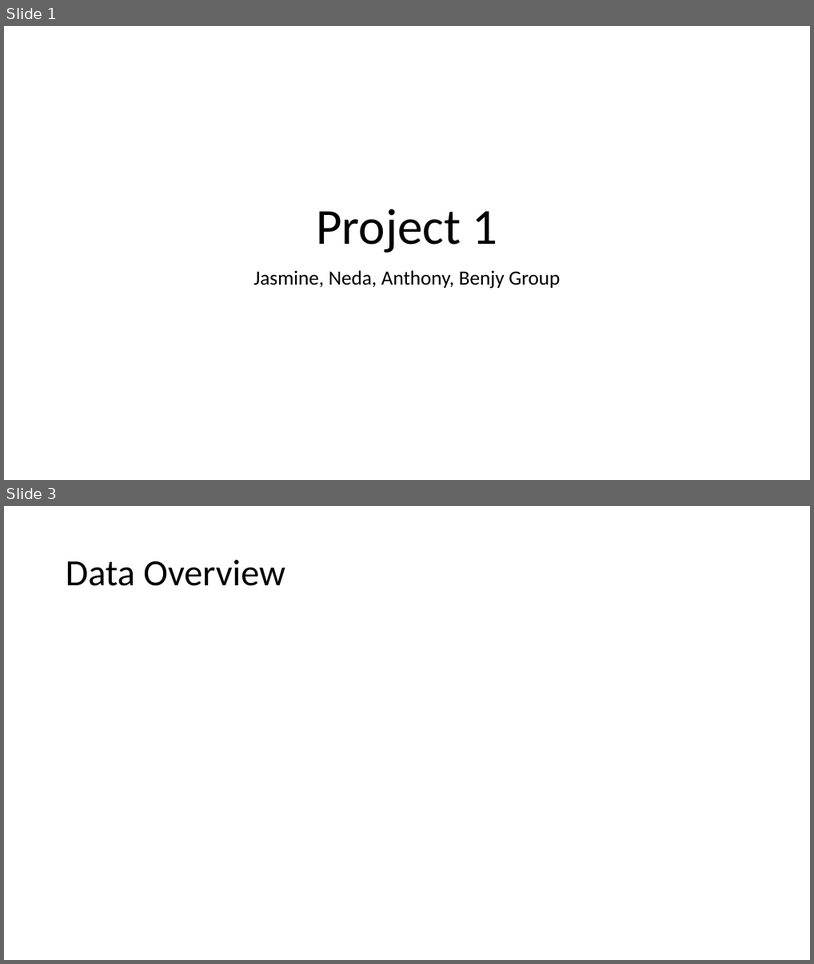
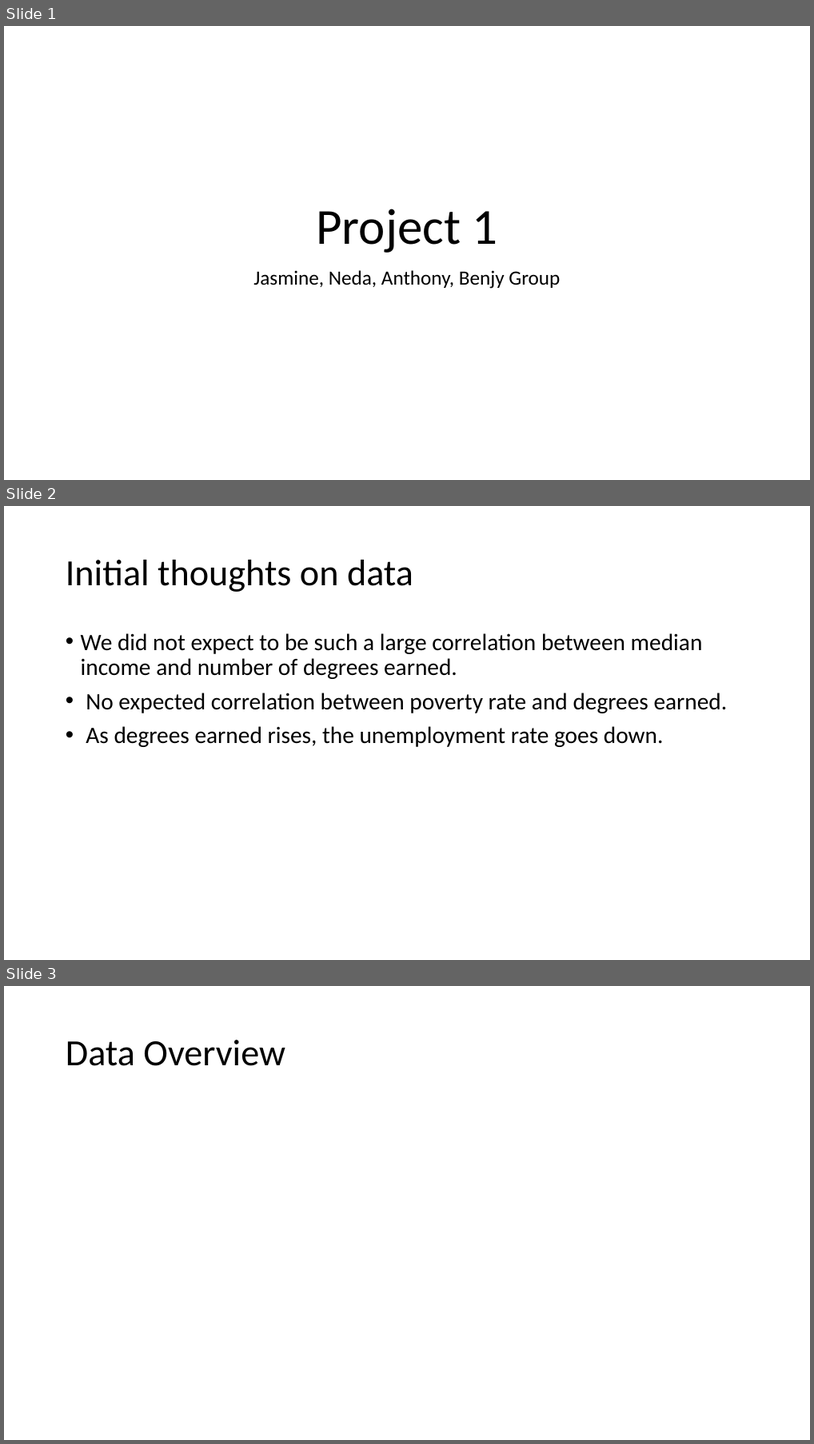
Before and after one commit to AntwonS116/Project-Ohio-College-Analysis, a slide deck: Resources/Project 1 Presentation.pptx. Shown one above the other, each under a label of ours: slides 1 and 3 before the commit, slides 1, 2 and 3 after it; the slides between them are not shown. The pictures are 814x964 and 814x1444 pixels, drawn with LibreOffice and Linux fonts; fonts in the diff are those of the drawing. Boxes give left, top, right and bottom in pixels: in the first picture for what was removed or moved away, otherwise in the second. Text is boxed around its words. In the diff, an @@ line names an element or a change of style, - is before the commit and + after.

Commit message:
Inital Thoughts on Data in the Presentation

```diff
--- a/Resources/Project 1 Presentation.pptx
+++ b/Resources/Project 1 Presentation.pptx
@@ slide 2 added at [4,506,810,960], background #FFFFFF @@
@@ title added at [66,560,414,592], 44 pt, text #000000 @@
+Initial thoughts on data
@@ text added at [81,633,728,747], 28 pt, text #000000 @@
+• We did not expect to be such a large correlation between median income and number of degrees earned.
+• No expected correlation between poverty rate and degrees earned.
+• As degrees earned rises, the unemployment rate goes down.
```
Also in this commit, not shown: 1 slide removed.
